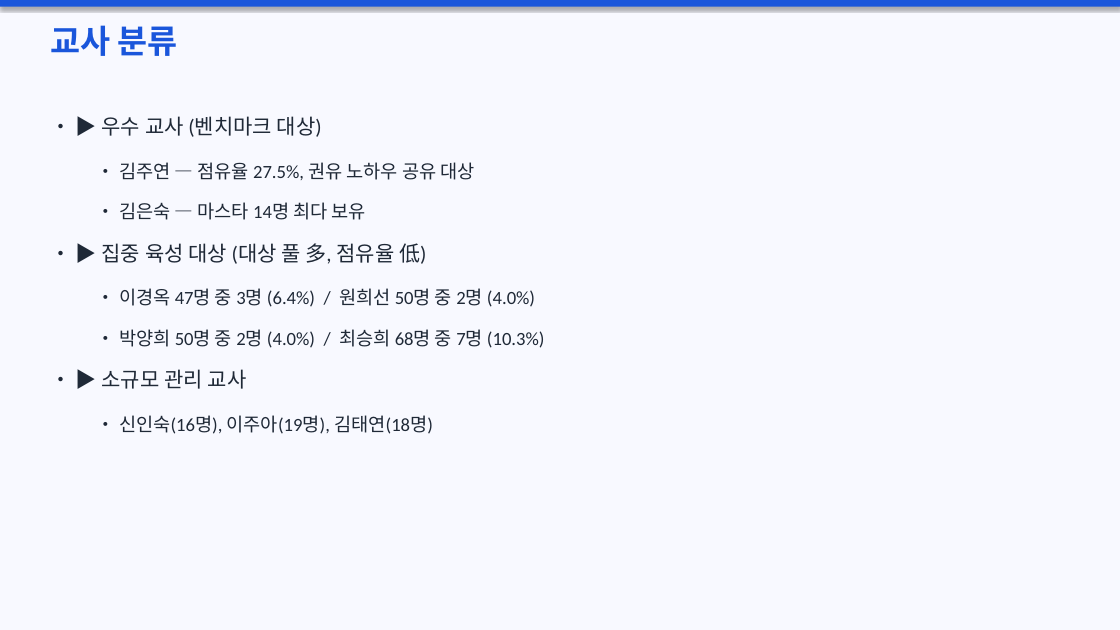
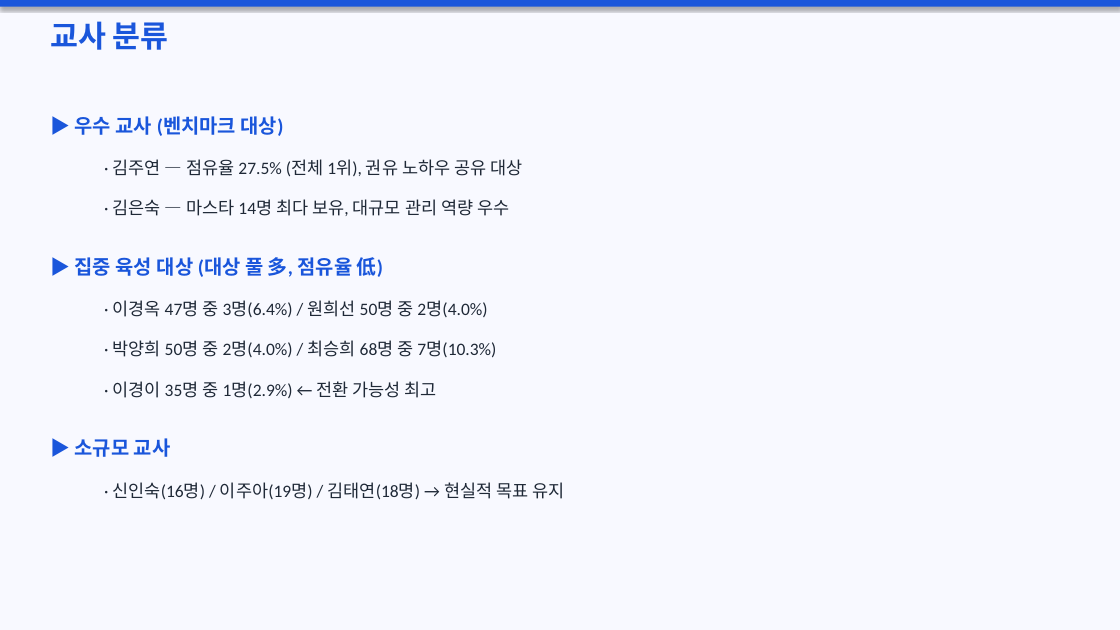
Before and after one commit to kimjungsul/kumon-masta-training, a slide deck: slide 3 of 마스타_교사교육안.pptx. Drawn at 1120x630 pixels with LibreOffice and Linux fonts; fonts in the diff are those of the drawing. Boxes give left, top, right and bottom in pixels: in the first picture for what was removed or moved away, otherwise in the second. Text is boxed around its words. In the diff, an @@ line names an element or a change of style, - is before the commit and + after.

```diff
--- a/마스타_교사교육안.pptx
+++ b/마스타_교사교육안.pptx
@@ text "교사 분류" at box(50, 21, 169, 50): size 28 to 26 pt @@
@@ text at box(75, 116, 284, 136): text changed; size 18 to 17 pt; text colour #1F2937 to #1A56DB; bold on @@
-• ▶ 우수 교사 (벤치마크 대상)
+▶ 우수 교사 (벤치마크 대상)
@@ text at box(113, 159, 522, 177): text changed; size 16 to 15 pt @@
-• 김주연 — 점유율 27.5%, 권유 노하우 공유 대상
+· 김주연 — 점유율 27.5% (전체 1위), 권유 노하우 공유 대상
@@ text at box(113, 199, 509, 216): text changed; size 16 to 15 pt @@
-• 김은숙 — 마스타 14명 최다 보유
+· 김은숙 — 마스타 14명 최다 보유, 대규모 관리 역량 우수
@@ text at box(75, 257, 383, 277): text changed; size 18 to 17 pt; text colour #1F2937 to #1A56DB; bold on @@
-• ▶ 집중 육성 대상 (대상 풀 多, 점유율 低)
+▶ 집중 육성 대상 (대상 풀 多, 점유율 低)
@@ text at box(113, 300, 487, 317): text changed; size 16 to 15 pt @@
-• 이경옥 47명 중 3명 (6.4%) / 원희선 50명 중 2명 (4.0%)
+· 이경옥 47명 중 3명(6.4%) / 원희선 50명 중 2명(4.0%)
@@ text at box(113, 340, 496, 358): text changed; size 16 to 15 pt @@
-• 박양희 50명 중 2명 (4.0%) / 최승희 68명 중 7명 (10.3%)
+· 박양희 50명 중 2명(4.0%) / 최승희 68명 중 7명(10.3%)
@@ text added at box(113, 381, 437, 398), 15 pt, text #1F2937 @@
+· 이경이 35명 중 1명(2.9%) ← 전환 가능성 최고
@@ text at box(75, 438, 171, 457): text changed; size 18 to 17 pt; text colour #1F2937 to #1A56DB; bold on @@
-• ▶ 소규모 관리 교사
+▶ 소규모 교사
@@ text at box(113, 482, 564, 500): text changed; size 16 to 15 pt @@
-• 신인숙(16명), 이주아(19명), 김태연(18명)
+· 신인숙(16명) / 이주아(19명) / 김태연(18명) → 현실적 목표 유지
```
Also in this commit, not shown: 16 other slides changed, 7 slides added, 1 slide removed, 1 other file.
